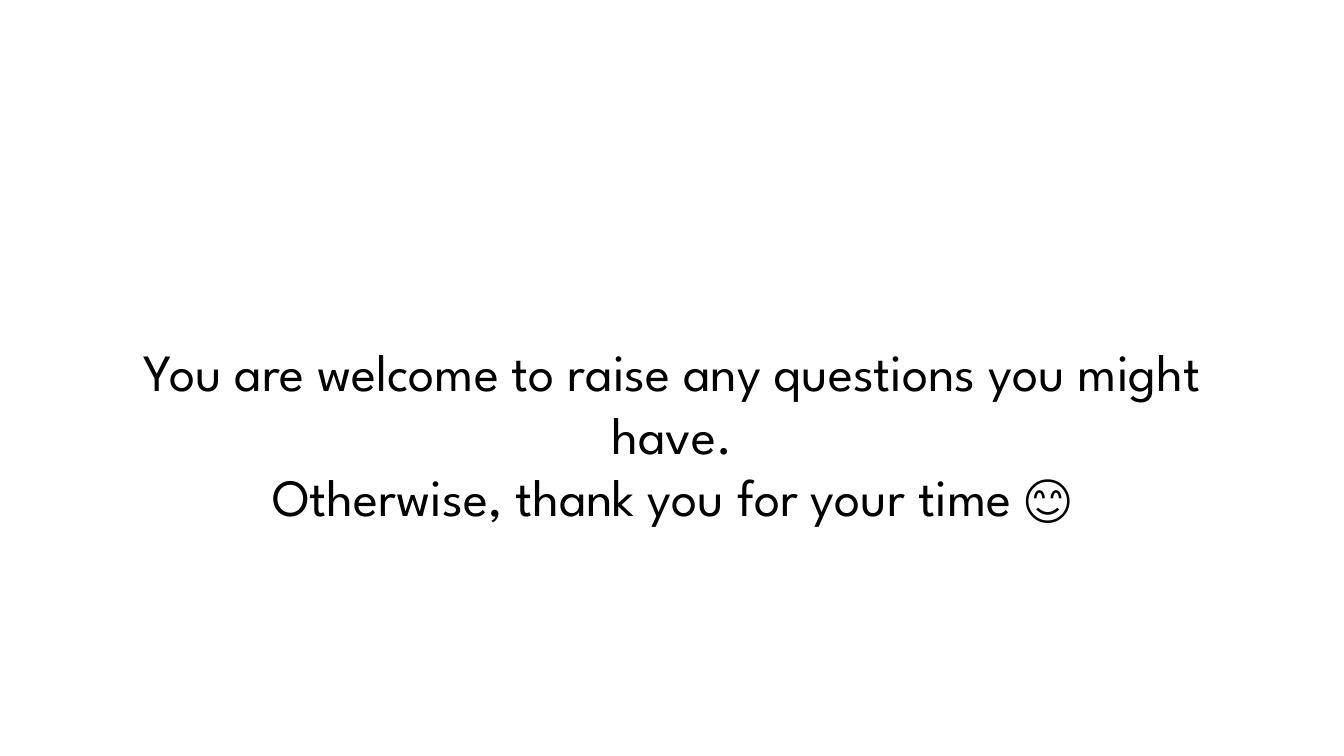
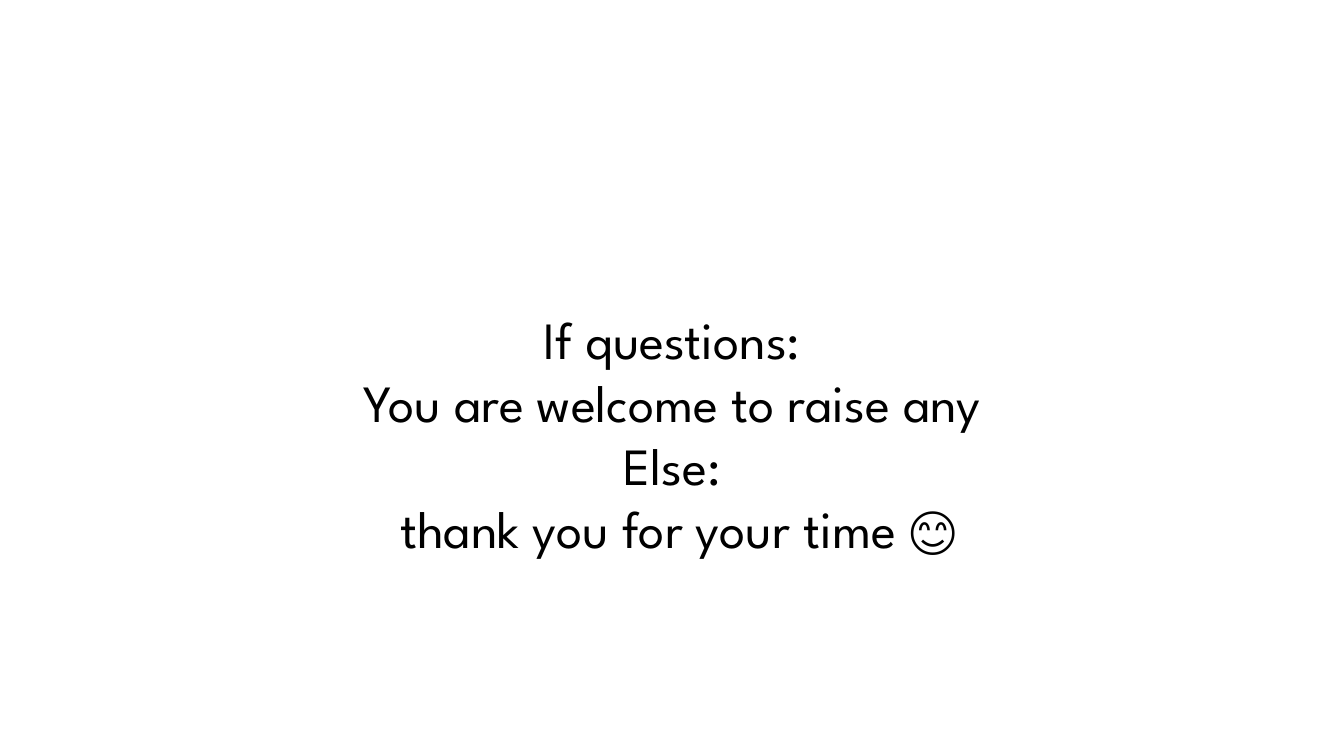
Before and after one commit to gathungugabriel/Automated_PDF_Data_Extraction_and_Renaming_using_Image_Processing, a slide deck: slide 14 of Automated_PDF_Data_Extraction_and_Renaming_using_Image_Processing.pptx. Drawn at 1344x756 pixels with LibreOffice and Linux fonts; fonts in the diff are those of the drawing; background and template pictures are left out. Boxes give left, top, right and bottom in pixels: in the first picture for what was removed or moved away, otherwise in the second. Text is boxed around its words. In the diff, an @@ line names an element or a change of style, - is before the commit and + after.

```diff
--- a/Automated_PDF_Data_Extraction_and_Renaming_using_Image_Processing.pptx
+++ b/Automated_PDF_Data_Extraction_and_Renaming_using_Image_Processing.pptx
@@ title at (363, 322, 981, 559): text changed @@
-You are welcome to raise any questions you might have.
-Otherwise, thank you for your time 😊
+If questions:
+You are welcome to raise any
+Else:
+thank you for your time 😊
```
